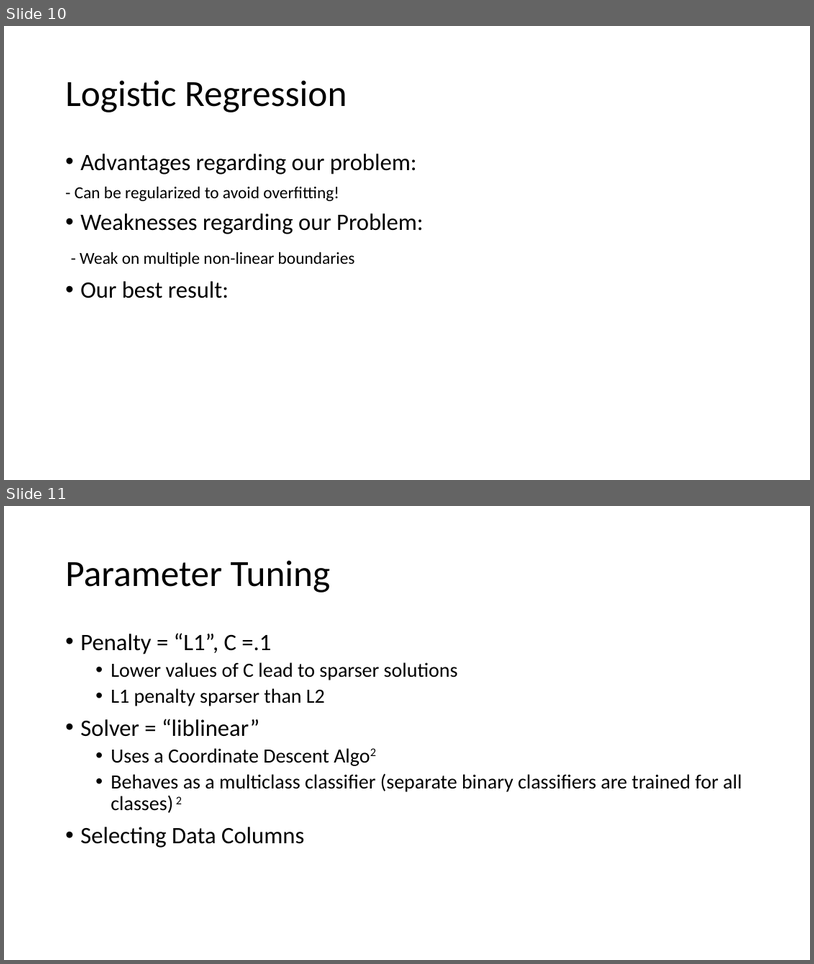
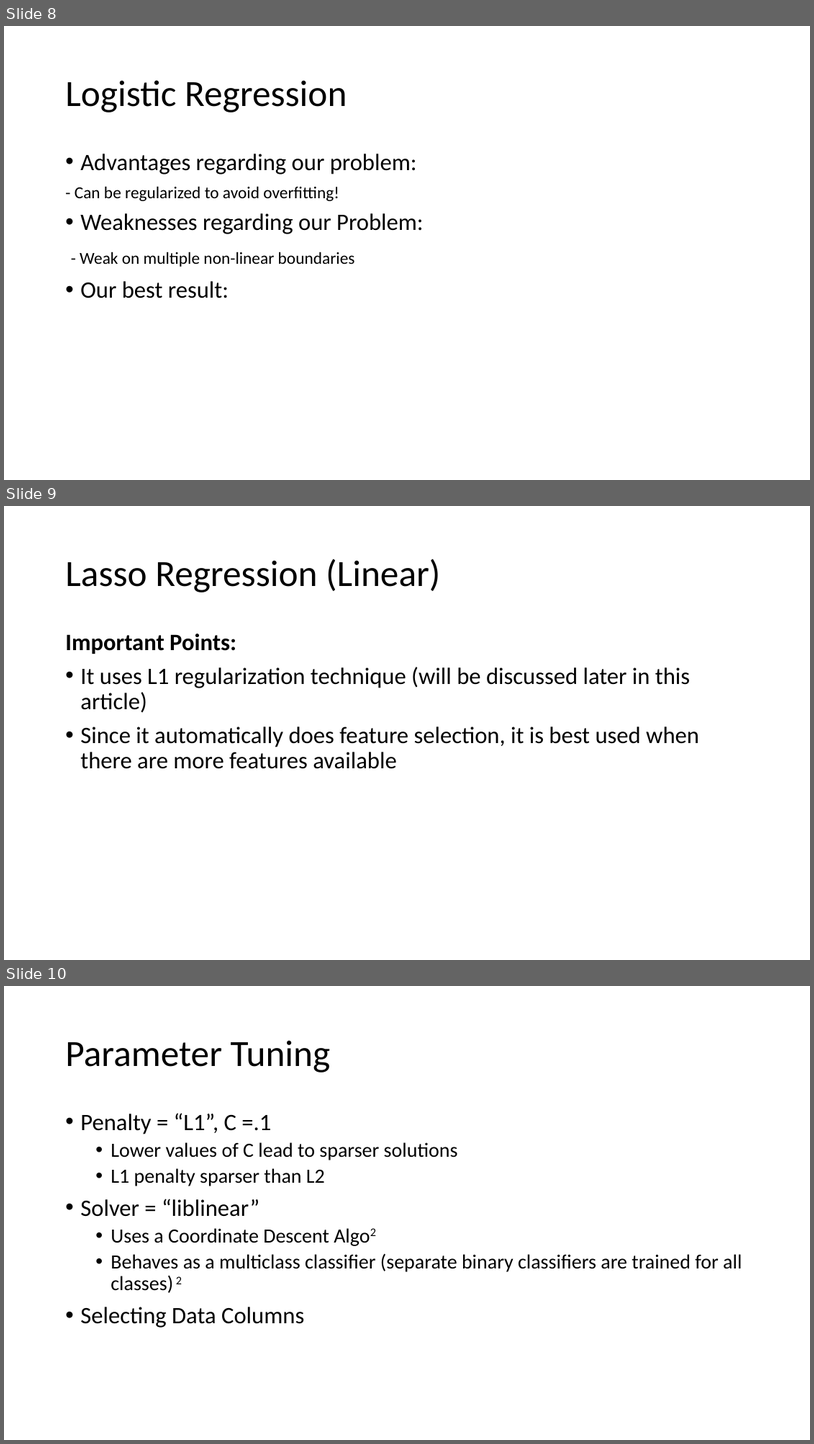
Before and after one commit to suong4554/Machine-Learning-Poly-U, a slide deck: Presentation.pptx. Shown one above the other, each under a label of ours: slides 10 and 11 before the commit, slides 8, 9 and 10 after it. The pictures are 814x964 and 814x1444 pixels, drawn with LibreOffice and Linux fonts; fonts in the diff are those of the drawing. Boxes give left, top, right and bottom in pixels: in the first picture for what was removed or moved away, otherwise in the second. Text is boxed around its words. In the diff, an @@ line names an element or a change of style, - is before the commit and + after.

```diff
--- a/Presentation.pptx
+++ b/Presentation.pptx
@@ slide 9 added at [4, 506, 810, 960], background #FFFFFF @@
@@ title added at [65, 559, 440, 592], 44 pt, text #000000 @@
+Lasso Regression (Linear)
@@ text added at [65, 633, 700, 769], 28 pt, text #000000 @@
+Important Points:
+• It uses L1 regularization technique (will be discussed later in this article)
+• Since it automatically does feature selection, it is best used when there are more features available
@@ what was slide 10 is now slide 8 @@
@@ what was slide 11 is now slide 10 @@
```
Also in this commit, not shown: 4 slides changed, 3 slides removed, 5 other files.
